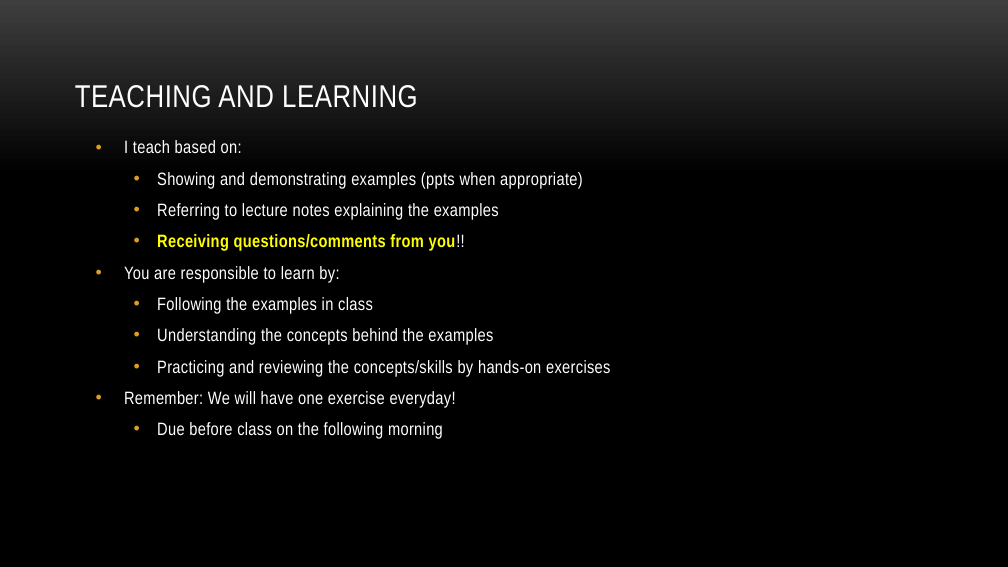
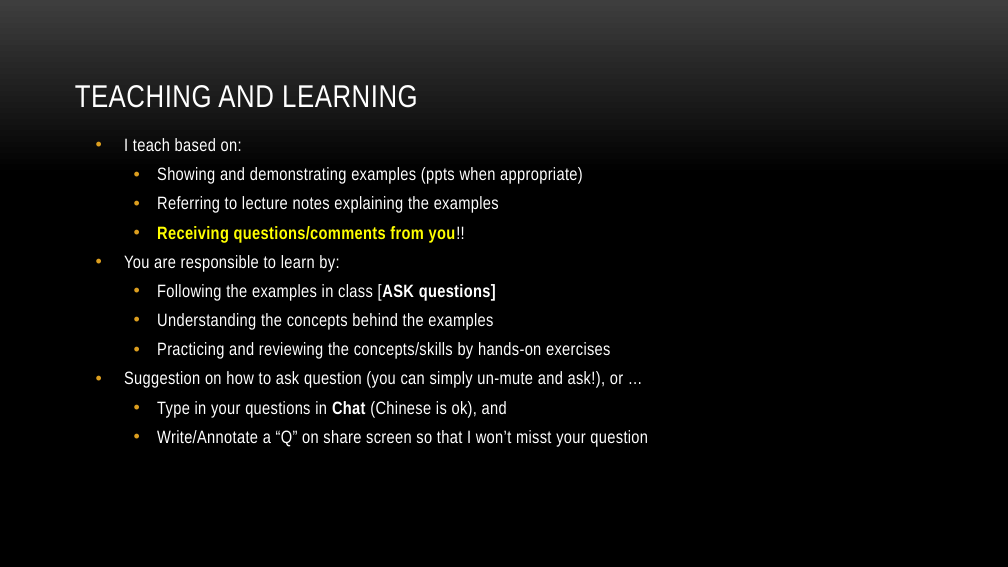
Before and after one commit to myuwbclasses/IntroGameDevelopment, a slide deck: slide 17 of PPT/Intro.pptx (slide 15 before the commit). Drawn at 1008x567 pixels with LibreOffice and Linux fonts; fonts in the diff are those of the drawing; background and template pictures are left out. Boxes give left, top, right and bottom in pixels: in the first picture for what was removed or moved away, otherwise in the second. Text is boxed around its words. In the diff, an @@ line names an element or a change of style, - is before the commit and + after.

```diff
--- a/PPT/Intro.pptx
+++ b/PPT/Intro.pptx
@@ text at [124, 138, 610, 359]: line spacing 1 to 0.9 @@
@@ text at [157, 284, 496, 301]: text changed @@
-  • Following the examples in class
+  • Following the examples in class [ASK questions]
@@ text at [124, 371, 648, 447]: text changed @@
-• Remember: We will have one exercise everyday!
-  • Due before class on the following morning
+• Suggestion on how to ask question (you can simply un-mute and ask!), or …
+  • Type in your questions in Chat (Chinese is ok), and
+  • Write/Annotate a “Q” on share screen so that I won’t misst your question
```
Also in this commit, not shown: 6 other slides changed, 2 slides added.
